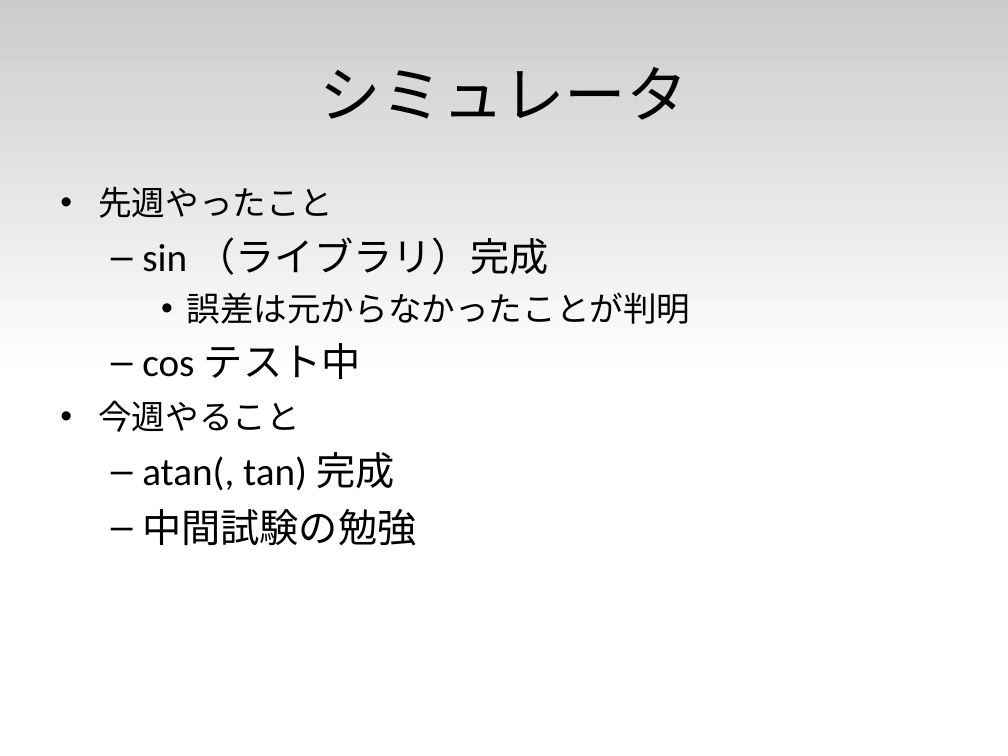
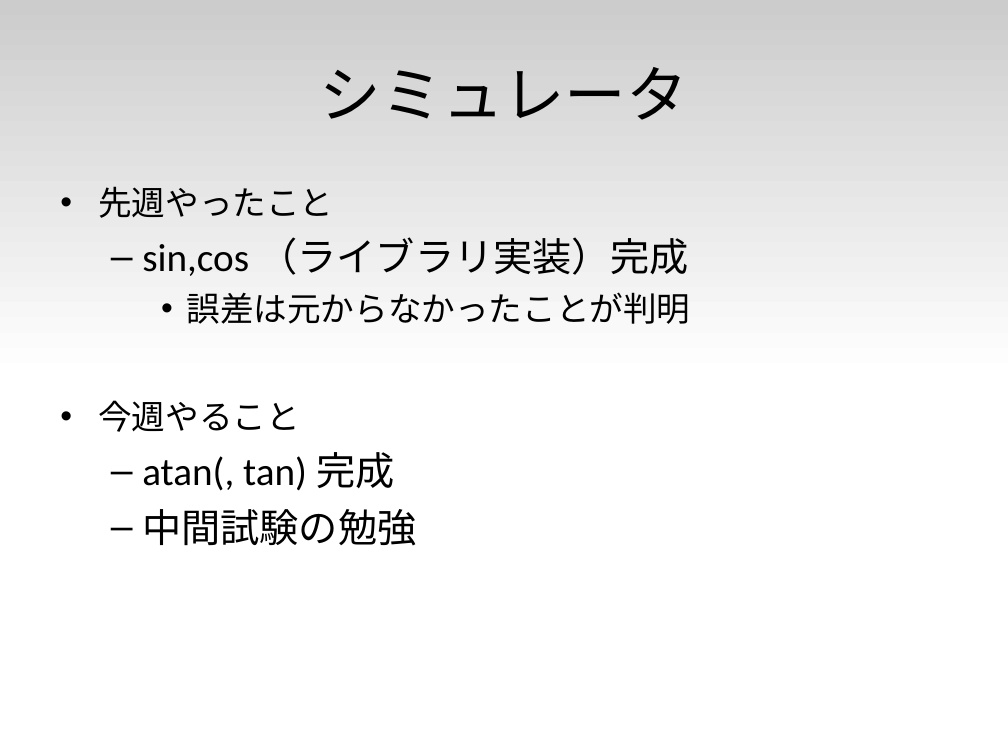
Before and after one commit to cpumul4/cpuex, a slide deck: slide 8 of prsn/1113/1113.odp. Drawn at 1008x756 pixels with LibreOffice and Linux fonts; fonts in the diff are those of the drawing. Boxes give left, top, right and bottom in pixels: in the first picture for what was removed or moved away, otherwise in the second. Text is boxed around its words. In the diff, an @@ line names an element or a change of style, - is before the commit and + after.

```diff
--- a/prsn/1113/1113.odp
+++ b/prsn/1113/1113.odp
@@ text at (x1=98, y1=186, x2=690, y2=546): paragraph removed @@
-  – cosテスト中
@@ text at (x1=142, y1=237, x2=690, y2=276): text changed @@
-  – sin（ライブラリ）完成
+  – sin,cos（ライブラリ実装）完成
```
Also in this commit, not shown: 1 other file.
